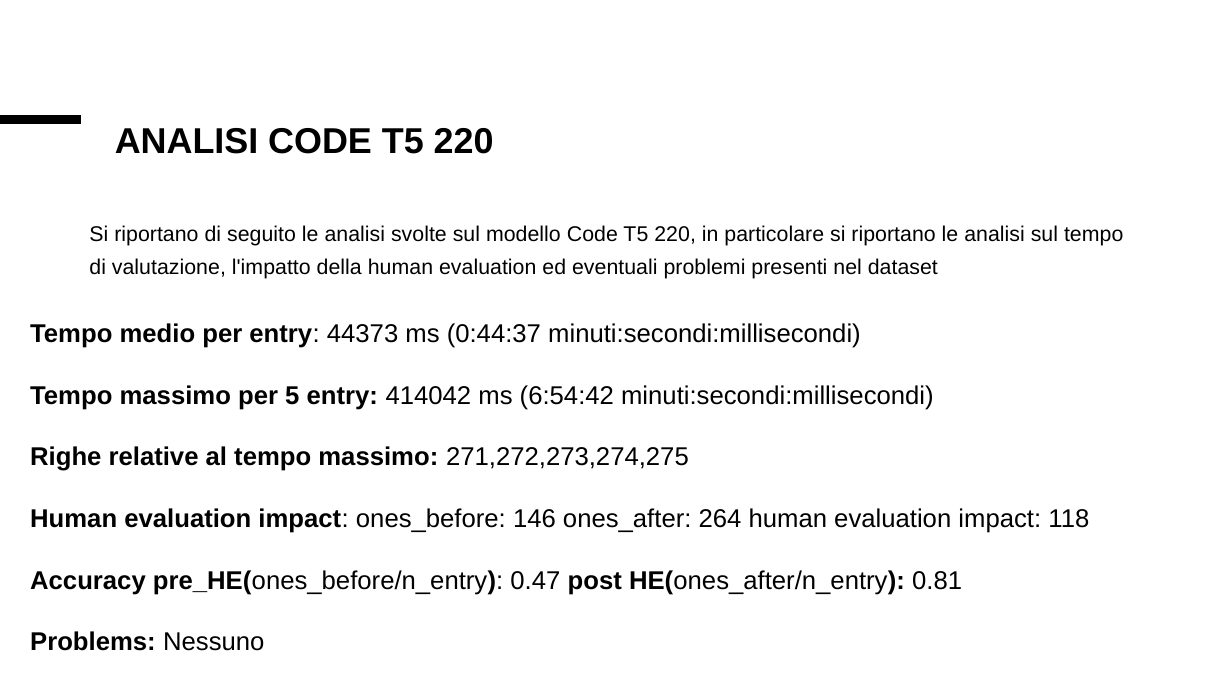
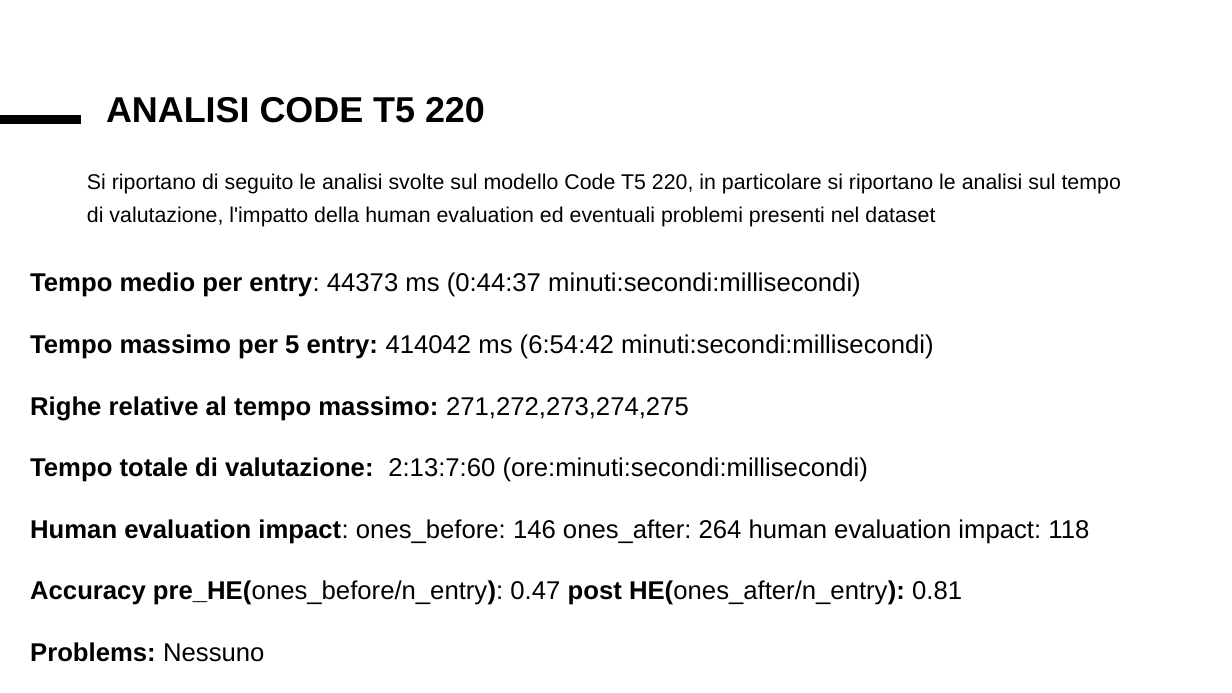
Before and after one commit to Simpronic/Tesi_Generatore_VHDL, a slide deck: slide 7 of altro/Presentazione_risultati.pptx. Drawn at 1232x693 pixels with LibreOffice and Linux fonts; fonts in the diff are those of the drawing. Boxes give left, top, right and bottom in pixels: in the first picture for what was removed or moved away, otherwise in the second. Text is boxed around its words. In the diff, an @@ line names an element or a change of style, - is before the commit and + after.

```diff
--- a/altro/Presentazione_risultati.pptx
+++ b/altro/Presentazione_risultati.pptx
@@ title "ANALISI CODE T5 220": place and size @@
-title "ANALISI CODE T5 220" at (115, 128, 494, 154)
+title "ANALISI CODE T5 220" at (106, 97, 485, 123)
@@ text "Si riportano di seguito le ...": place and size @@
-text "Si riportano di seguito le ..." at (89, 225, 1123, 279)
+text "Si riportano di seguito le ..." at (87, 173, 1121, 227)
@@ text "Tempo medio per entry: 44373 ...": place and size @@
-text "Tempo medio per entry: 44373 ..." at (30, 323, 1089, 651)
+text "Tempo medio per entry: 44373 ..." at (30, 272, 1089, 662)
@@ text at (30, 457, 868, 482): paragraph added @@
+Tempo totale di valutazione: 2:13:7:60 (ore:minuti:secondi:millisecondi)
```
Also in this commit, not shown: 2 other slides changed.
